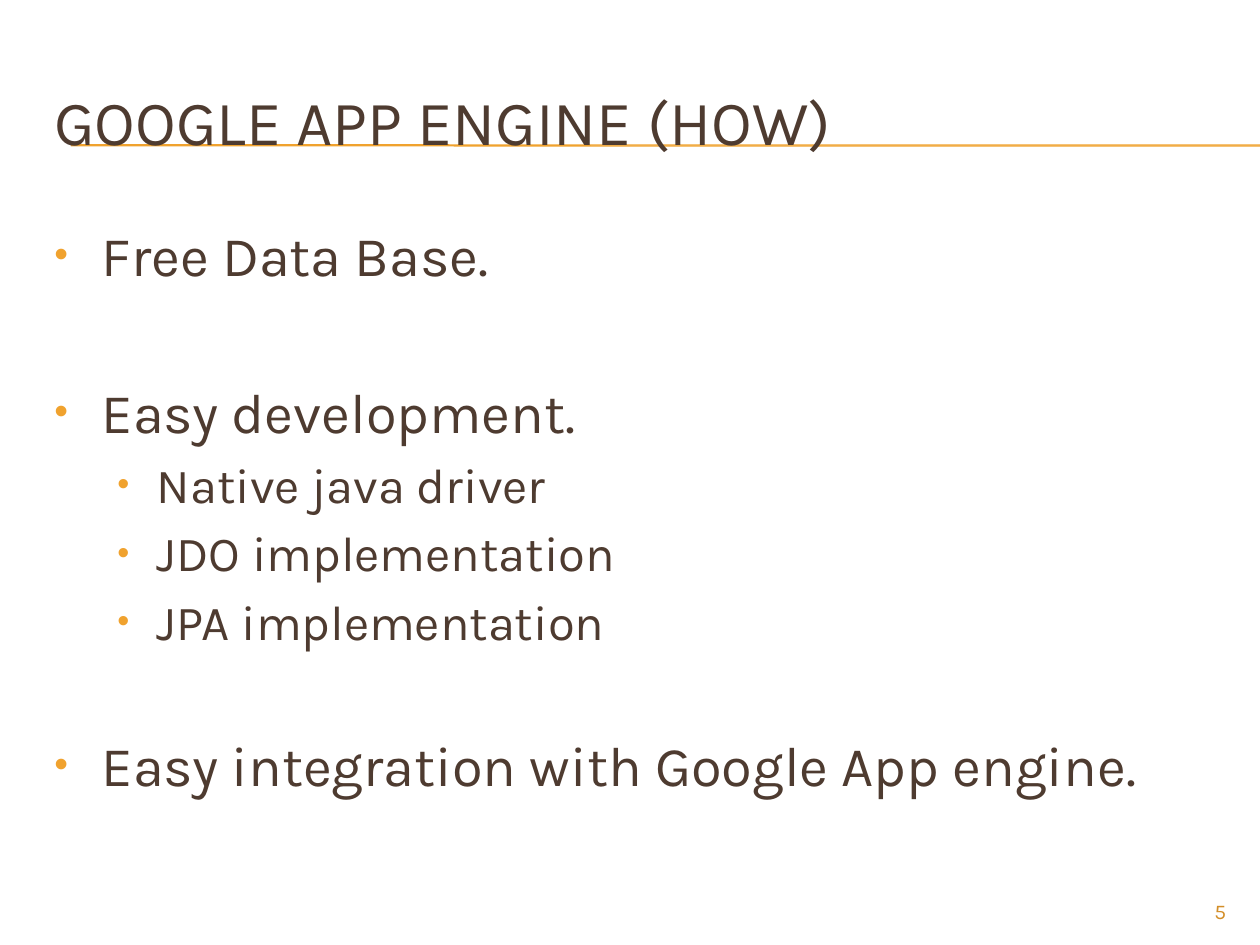
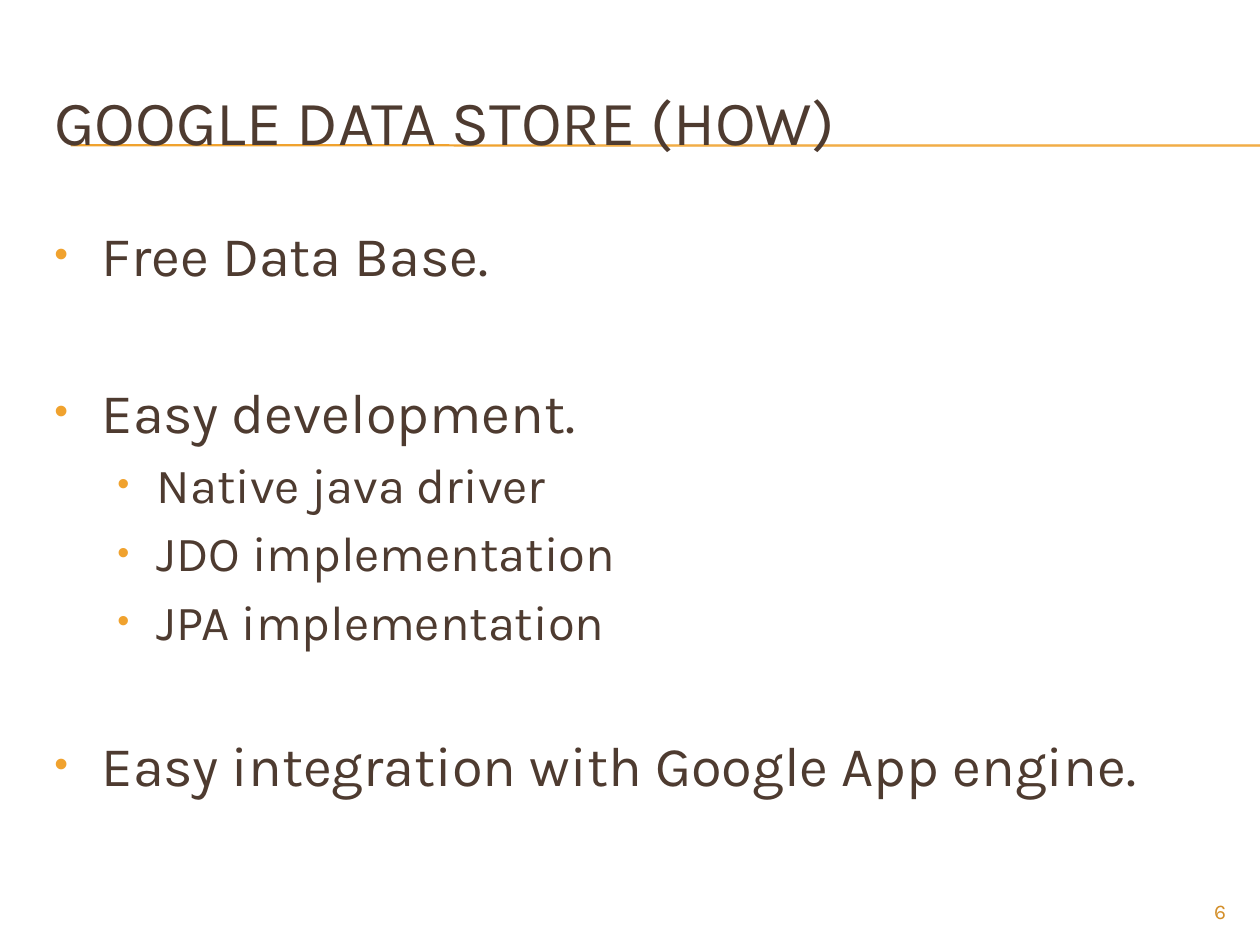
Before and after one commit to hernanjls/food-center, a slide deck: slide 6 of food-center/docs/mid_sem.pptx (slide 5 before the commit). Drawn at 1260x945 pixels with LibreOffice and Linux fonts; fonts in the diff are those of the drawing; background and template pictures are left out. Boxes give left, top, right and bottom in pixels: in the first picture for what was removed or moved away, otherwise in the second. Text is boxed around its words. In the diff, an @@ line names an element or a change of style, - is before the commit and + after.

Commit message:
fixed mid sem titles

```diff
--- a/food-center/docs/mid_sem.pptx
+++ b/food-center/docs/mid_sem.pptx
@@ title at [54, 99, 835, 152]: text changed @@
-GOOGLE APP ENGINE (HOW)
+GOOGLE DATA STORE (HOW)
@@ page number at [1214, 905, 1226, 920]: text changed @@
-5
+6
```
Also in this commit, not shown: 2 other slides changed.
